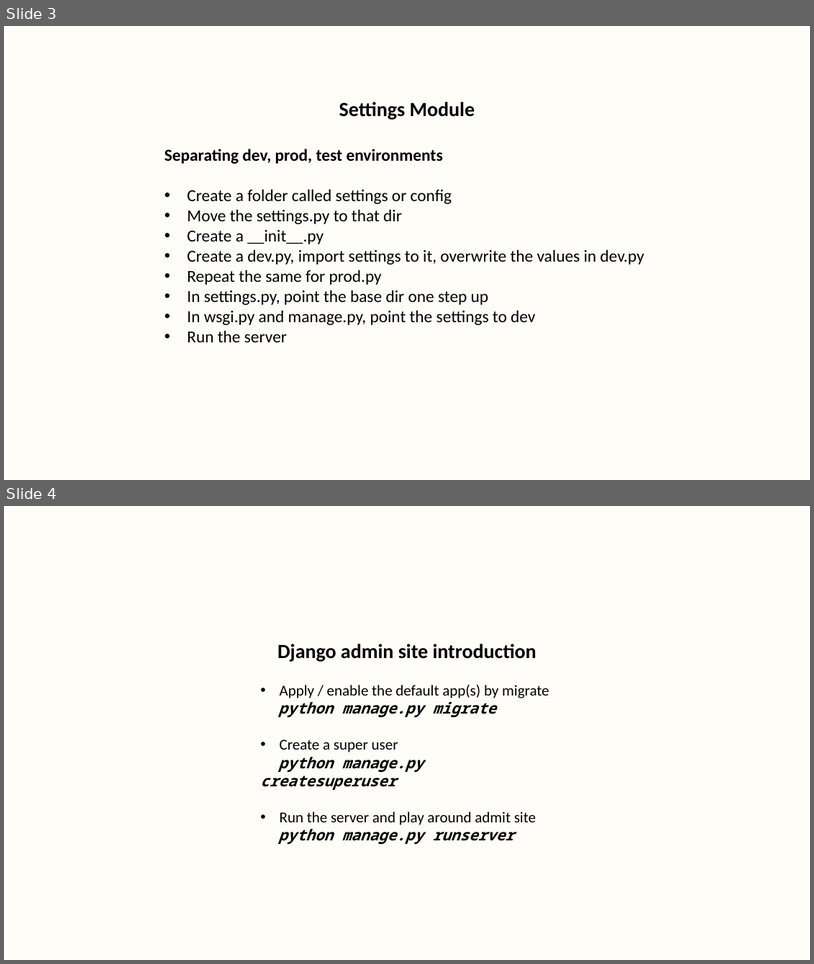
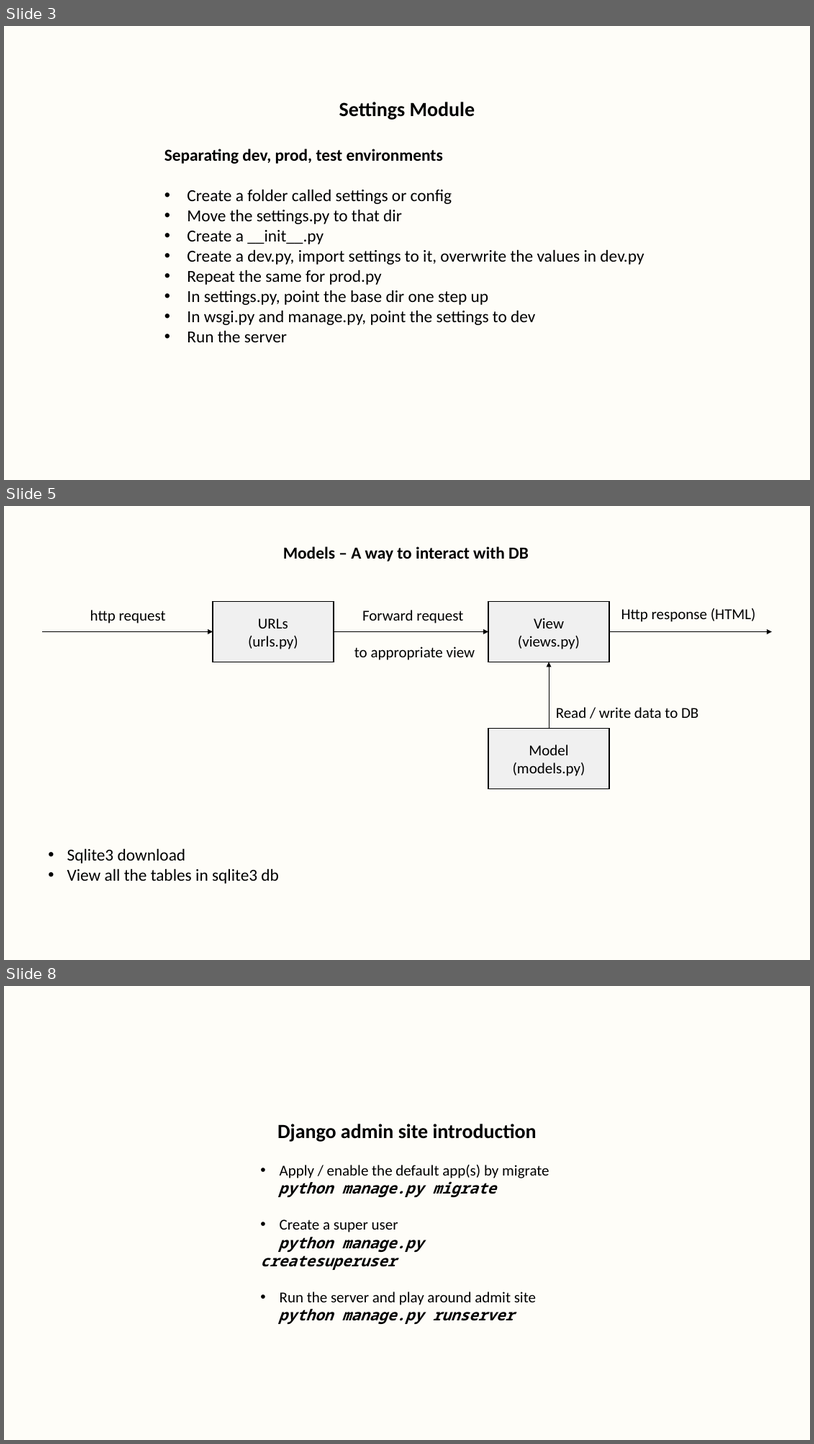
Before and after one commit to dharaneya/gym_web_app, a slide deck: practical_notes.pptx. Shown one above the other, each under a label of ours: slides 3 and 4 before the commit, slides 3, 5 and 8 after it; the slides between them are not shown. The pictures are 814x964 and 814x1444 pixels, drawn with LibreOffice and Linux fonts; fonts in the diff are those of the drawing. Boxes give left, top, right and bottom in pixels: in the first picture for what was removed or moved away, otherwise in the second. Text is boxed around its words. In the diff, an @@ line names an element or a change of style, - is before the commit and + after.

```diff
--- a/practical_notes.pptx
+++ b/practical_notes.pptx
@@ slide 5 added at (x1=4, y1=506, x2=810, y2=960), background #FEFDF8 @@
@@ text added at (x1=283, y1=546, x2=529, y2=561), 20 pt, text #000000, bold @@
+Models – A way to interact with DB
@@ group added at (x1=42, y1=602, x2=772, y2=662): 3 arrows, 3 texts, 2 rectangles @@
+URLs
+(urls.py)
+View
+(views.py)
+http request
+Forward request
+to appropriate view
+Http response (HTML)
@@ arrow added from (549, 728) to (549, 662), #000000 0.5 pt @@
@@ text added at (x1=556, y1=707, x2=699, y2=718), 18 pt, text #000000 @@
+Read / write data to DB
@@ rectangle added at (x1=489, y1=728, x2=610, y2=788), fill #F0F0F0, outline #000000 1 pt, 18 pt, text #000000 @@
+Model
+(models.py)
@@ text added at (x1=67, y1=848, x2=279, y2=883), 20 pt, text #000000 @@
+• Sqlite3 download
+• View all the tables in sqlite3 db
@@ what was slide 4 is now slide 8 @@
```
Also in this commit, not shown: 1 slide changed, 3 other slides added.
